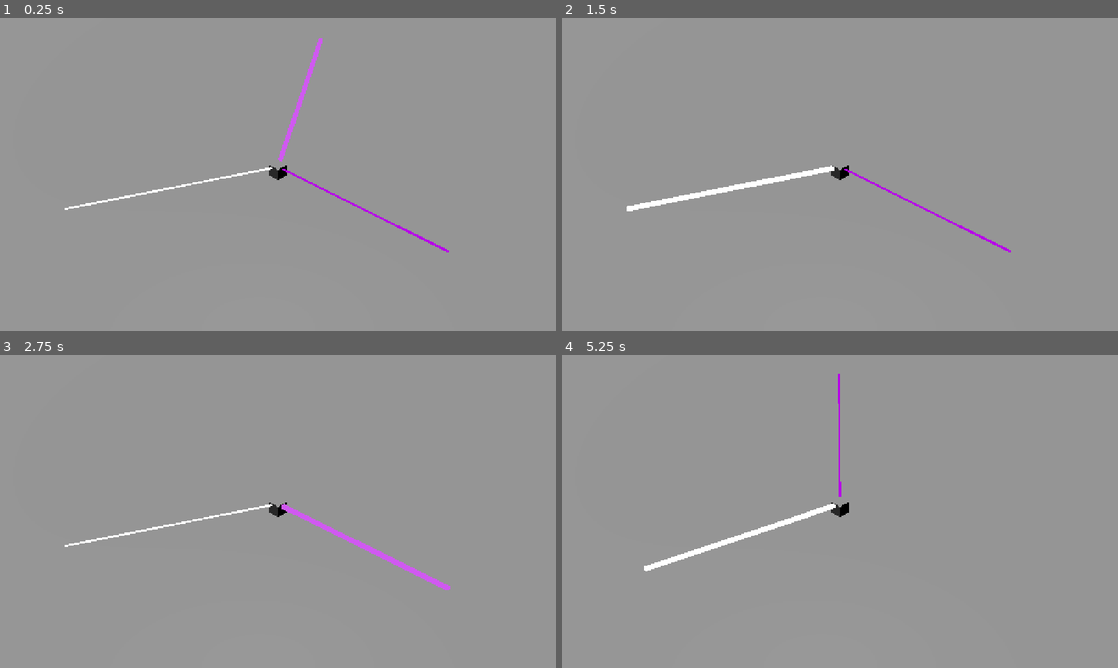
Above: before the commit, frames 1-4 (two rows, left to right).
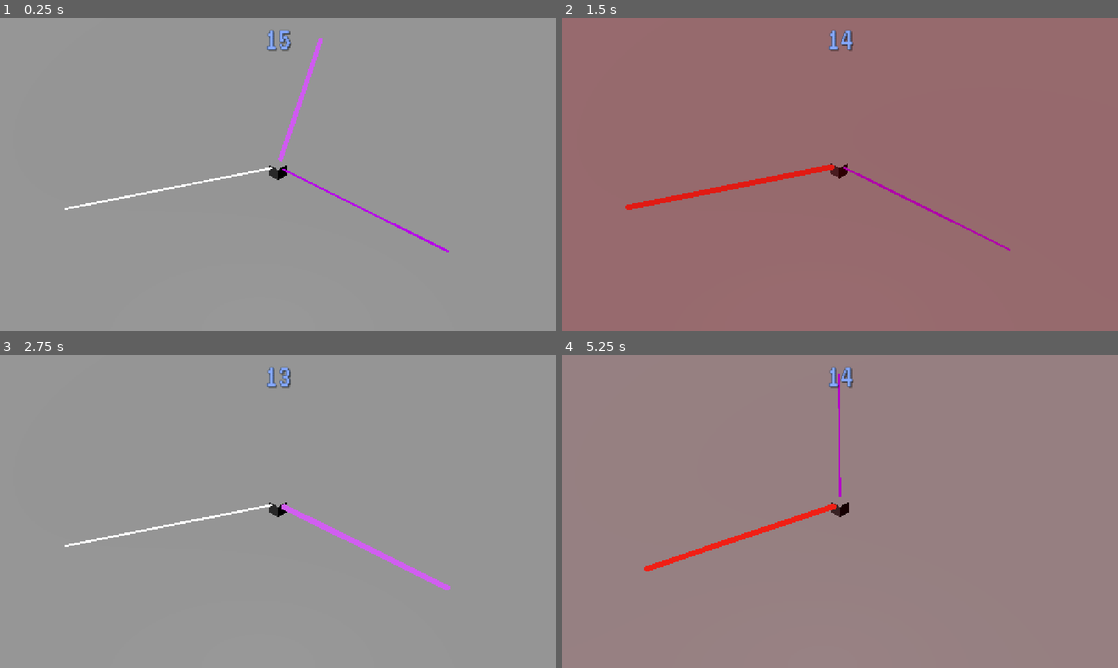
Above: after the commit, the same moments.

Repository: JeremyMarkWilcox/Tower-Defense
Game: Godot game, scene res://game/threads/test_thread/thread_test.tscn
Two runs of this game, one before a commit and one after it. Both use one fixed random seed, a clock stepped at 60 frames per second and the inputs below. This scene is started directly instead of the project's main scene. Sound files missing from this copy of the repository are replaced by a short silence.
Inputs (mouse positions are in pixels of both pictures, inside the frame that each line leads up to):
- Up to frame 1 (0.25 s): no input
- Up to frame 2 (1.5 s): tap Enter at 0.5 s; move the mouse to (962, 158) at 0.52 s; hold Right (ui_right) 0.53-1.28 s; hold N (call_next_wave) 0.53-1.28 s; click (962, 158) at 0.67 s; tap Space (thread_cut) at 1.25, 1.35 s; move the mouse to (728, 190) at 1.27 s; hold Down (ui_down) from 1.28 s (still down); click (728, 190) at 1.42 s
- Up to frame 3 (2.75 s): move the mouse to (333, 442) at 2.02 s; release Down (ui_down) at 2.03 s; hold Right (ui_right) from 2.03 s (still down); hold E (thread_next) from 2.03 s (still down); click (333, 442) at 2.17 s
- Up to frame 4 (5.25 s): tap Enter at 2.75, 4.25 s; move the mouse to (812, 574) at 2.77 s; release Right (ui_right) at 2.78 s; release E (thread_next) at 2.78 s; hold Up (ui_up) 2.78-3.53 s; tap Q (thread_prev) at 2.85 s; click (812, 574) at 2.92 s; tap Space (thread_cut) at 3.5, 5 s; move the mouse to (1006, 558) at 3.52 s; hold Left (ui_left) 3.53-5.03 s; tap R at 3.6 s; click (1006, 558) at 3.67 s; move the mouse to (673, 464) at 4.27 s; tap B at 4.35 s; click (673, 464) at 4.42 s; move the mouse to (867, 511) at 5.02 s; hold Down (ui_down) from 5.03 s (still down); tap K at 5.1 s; click (867, 511) at 5.17 s

The runs differ from the first frame. In frame 1, 0.2% of the frame differs, in the area x 15-72%, y 4-67%; in frame 2, 100%, in the area x 0-100%, y 0-100%; in frame 3, 0.2%; in frame 4, 1.0%.

Commit message:
Added more to threads

Diff:
--- a/game/data/threads/base_thread/signal_thread.gd
+++ b/game/data/threads/base_thread/signal_thread.gd
@@ -17,6 +17,8 @@
 @export var pick_width := 1.2
 ## Line thickness multiplier while highlighted.
 @export var highlight_width := 2.5
+## Color the thread flashes when a cut is refused.
+@export var refusal_color := Color(1.0, 0.15, 0.1)
 
 var data: SignalThreadData
 var direction := Vector3.FORWARD
@@ -25,6 +27,10 @@
 var _color := Color.WHITE
 var _material: StandardMaterial3D
 var _is_highlighted := false
+var _urgency := 0.0
+var _pulse_time := 0.0
+var _flash := 0.0
+var _shake_tween: Tween
 
 
 func _ready() -> void:
@@ -44,7 +50,7 @@
 	_color = color
 	# Local -Z points along the thread, so the line runs from 0 to -length.
 	basis = Basis.looking_at(direction, Vector3.UP)
-	line.position = Vector3(0.0, height, -length * 0.5)
+	line.position = _rest_position()
 	pick_shape.position = line.position
 	(pick_shape.shape as BoxShape3D).size = Vector3(pick_width, 1.0, length)
 	_apply_look()
@@ -55,15 +61,54 @@
 	_apply_look()
 
 
+## 0 at the start of the lull, 1 when the timer hits zero. Drives the pulse.
+func set_urgency(value: float) -> void:
+	_urgency = clampf(value, 0.0, 1.0)
+
+
+## Snap-back wiggle and red flash. Strong for the boss, light for the cooldown.
+func play_refusal(strong: bool) -> void:
+	if _shake_tween:
+		_shake_tween.kill()
+	var rest := _rest_position()
+	var amount := 0.4 if strong else 0.12
+	_shake_tween = create_tween()
+	_shake_tween.tween_method(_set_flash, 1.0 if strong else 0.5, 1.0 if strong else 0.5, 0.0)
+	for i in (6 if strong else 3):
+		var side := amount if i % 2 == 0 else -amount
+		_shake_tween.tween_property(line, "position", rest + Vector3(side, 0.0, 0.0), 0.04)
+		amount *= 0.7
+	_shake_tween.tween_property(line, "position", rest, 0.05)
+	_shake_tween.tween_method(_set_flash, _flash, 0.0, 0.25)
+
+
 ## Where the thread leaves the map; its group spawns here.
 func get_end_position() -> Vector3:
 	return global_position + direction * length
 
 
+func _process(delta: float) -> void:
+	# Pulses slowly at the start of a lull and fast near the end.
+	_pulse_time += delta * lerpf(0.6, 4.0, _urgency)
+	_apply_look()
+
+
+func _rest_position() -> Vector3:
+	return Vector3(0.0, height, -length * 0.5)
+
+
+func _set_flash(value: float) -> void:
+	_flash = value
+
+
 func _apply_look() -> void:
+	var pulse := 0.5 + 0.5 * sin(_pulse_time * TAU)
 	var width := highlight_width if _is_highlighted else 1.0
+	width *= 1.0 + 0.5 * _urgency * pulse
 	line.scale = Vector3(width, width, length)
-	_material.albedo_color = _color.lerp(Color.WHITE, 0.35) if _is_highlighted else _color
+	var color := _color.lerp(Color.WHITE, 0.35) if _is_highlighted else _color
+	color = color.lerp(Color.WHITE, 0.3 * _urgency * pulse)
+	_material.albedo_color = color.lerp(refusal_color, _flash)
 
 
 func _on_pick_input_event(_camera: Node, event: InputEvent, _position: Vector3,
--- /dev/null
+++ b/game/data/threads/base_thread/thread_feedback.gd
@@ -0,0 +1,60 @@
+class_name ThreadFeedback
+extends Node
+## Presentation only: answers ThreadManager's refusals with a thread snap-back,
+## sound, a screen pulse and a small camera shake. It decides nothing.
+
+@export var thread_manager: ThreadManager
+@export var camera: Camera3D
+## Full-screen ColorRect used for the red pulse.
+@export var pulse_rect: ColorRect
+## The boss growl.
+@export var refusal_sound: AudioStream
+## A lighter "not yet" sound for the cooldown.
+@export var cooldown_sound: AudioStream
+@export var pulse_color := Color(0.6, 0.0, 0.05, 0.35)
+@export var shake_strength := 0.25
+
+var _pulse_tween: Tween
+var _camera_tween: Tween
+
+
+func _ready() -> void:
+	pulse_rect.mouse_filter = Control.MOUSE_FILTER_IGNORE  # never block clicks
+	pulse_rect.color = Color(pulse_color, 0.0)
+	thread_manager.cut_refused.connect(_on_cut_refused)
+
+
+func _on_cut_refused(thread: SignalThread, reason: StringName) -> void:
+	var strong := reason == ThreadManager.REFUSED_UNCUTTABLE
+	thread.play_refusal(strong)
+	var sound := refusal_sound if strong else cooldown_sound
+	if sound:
+		Audio.play_sfx(sound, 0.1)
+	if strong:
+		_pulse_screen()
+		_shake_camera()
+
+
+func _pulse_screen() -> void:
+	if not Settings.flashing:
+		return
+	if _pulse_tween:
+		_pulse_tween.kill()
+	pulse_rect.color = pulse_color
+	_pulse_tween = create_tween()
+	_pulse_tween.tween_property(pulse_rect, "color:a", 0.0, 0.4)
+
+
+func _shake_camera() -> void:
+	if not Settings.screen_shake:
+		return
+	if _camera_tween:
+		_camera_tween.kill()
+	_camera_tween = create_tween()
+	var strength := shake_strength
+	for i in 6:
+		_camera_tween.tween_property(camera, "h_offset", randf_range(-strength, strength), 0.03)
+		_camera_tween.parallel().tween_property(camera, "v_offset", randf_range(-strength, strength), 0.03)
+		strength *= 0.7
+	_camera_tween.tween_property(camera, "h_offset", 0.0, 0.04)
+	_camera_tween.parallel().tween_property(camera, "v_offset", 0.0, 0.04)
--- a/game/data/threads/lulls/lull_test.tres
+++ b/game/data/threads/lulls/lull_test.tres
@@ -1,6 +1,6 @@
 [gd_resource type="Resource" script_class="LullDefinition" format=3 uid="uid://bchml4lumf1wr"]
 
-[ext_resource type="Script" uid="uid://dtlm87vw6n02f" path="res://game/data/threads/base_thread/lull_definition.gd" id="1_8pah5"]
+[ext_resource type="Script" uid="uid://dtlm87vw6n02f" path="res://game/data/threads/lulls/lull_definition.gd" id="1_8pah5"]
 [ext_resource type="Script" uid="uid://dv1yo7v82leod" path="res://game/data/threads/base_thread/signal_thread_data.gd" id="2_07kna"]
 [ext_resource type="Resource" uid="uid://1v47tabkmxou" path="res://game/data/threads/unique_threads/cultist.tres" id="3_jcyd7"]
 [ext_resource type="Resource" uid="uid://bv6k6lb31te1f" path="res://game/data/threads/unique_threads/greater_demon.tres" id="4_uimls"]
--- /dev/null
+++ b/game/data/threads/lulls/lull_timer.gd
@@ -0,0 +1,27 @@
+class_name LullTimer
+extends Control
+## The shared lull countdown at the top of the screen.
+## Reads the time each frame, since a countdown changes every frame anyway.
+
+@export var thread_manager: ThreadManager
+@export var label: Label
+@export var calm_color := Color(0.9, 0.85, 1.0)
+@export var urgent_color := Color(1.0, 0.25, 0.2)
+## The number shifts toward the urgent color over the last few seconds.
+@export var urgent_seconds := 5.0
+
+
+func _ready() -> void:
+	mouse_filter = MOUSE_FILTER_IGNORE  # never block clicks on threads
+	hide()
+	thread_manager.lull_started.connect(func(_duration: float) -> void: show())
+	thread_manager.lull_ended.connect(hide)
+
+
+func _process(_delta: float) -> void:
+	if not visible:
+		return
+	var time_left := thread_manager.get_time_left()
+	label.text = "%d" % ceili(time_left)
+	var t := clampf(1.0 - time_left / urgent_seconds, 0.0, 1.0)
+	label.modulate = calm_color.lerp(urgent_color, t)
--- a/game/managers/thread_manager.gd
+++ b/game/managers/thread_manager.gd
@@ -48,6 +48,10 @@
 
 func get_cooldown_left() -> float:
 	return _cooldown_left
+
+
+func get_duration() -> float:
+	return _lull.duration if is_active() else 0.0
 
 
 func start_lull(lull: LullDefinition) -> void:
@@ -74,9 +78,11 @@
 	if not is_active():
 		return
 	_cooldown_left = maxf(_cooldown_left - delta, 0.0)
-	_time_left -= delta
+	_time_left = maxf(_time_left - delta, 0.0)
+	var urgency := 1.0 - _time_left / _lull.duration
+	for thread in _threads:
+		thread.set_urgency(urgency)
 	if _time_left <= 0.0:
-		_time_left = 0.0
 		_swarm()
 
 
--- a/game/threads/test_thread/thread_test.tscn
+++ b/game/threads/test_thread/thread_test.tscn
@@ -6,6 +6,11 @@
 [ext_resource type="Script" uid="uid://gnn5x4jgay38" path="res://game/managers/thread_manager.gd" id="4_0skb2"]
 [ext_resource type="Script" uid="uid://dynep1f7hnh6a" path="res://game/data/enemies/base_enemy/enemy_data.gd" id="5_yhdev"]
 [ext_resource type="Resource" uid="uid://crniaq8n2b6bv" path="res://game/data/enemies/unique_enemies/cultist.tres" id="6_so744"]
+[ext_resource type="Script" uid="uid://dw63nkt6ikr6k" path="res://game/data/threads/lulls/lull_timer.gd" id="7_ypdrj"]
+[ext_resource type="Theme" uid="uid://docepy01vs1ci" path="res://assets/theme/tower-defense_theme.tres" id="8_wmkqh"]
+[ext_resource type="Script" uid="uid://ba6rpq5fhc23t" path="res://game/data/threads/base_thread/thread_feedback.gd" id="9_f2jag"]
+[ext_resource type="AudioStream" uid="uid://5pmss0av5i1" path="res://assets/sounds/sfx/back_002.ogg" id="10_xn56y"]
+[ext_resource type="AudioStream" uid="uid://d4bsisau8la3h" path="res://assets/sounds/sfx/question_004.wav" id="11_esv5l"]
 
 [sub_resource type="PlaneMesh" id="PlaneMesh_ra2i3"]
 
@@ -43,3 +48,51 @@
 thread_colors = Dictionary[ExtResource("5_yhdev"), Color]({
 ExtResource("6_so744"): Color(0.7176471, 0, 0.9137255, 1)
 })
+
+[node name="UI" type="CanvasLayer" parent="." unique_id=1075648712]
+
+[node name="PulseRect" type="ColorRect" parent="UI" unique_id=994932982]
+anchors_preset = 15
+anchor_right = 1.0
+anchor_bottom = 1.0
+grow_horizontal = 2
+grow_vertical = 2
+mouse_filter = 2
+color = Color(1, 1, 1, 0)
+
+[node name="LullTimer" type="Control" parent="UI" unique_id=1183315398 node_paths=PackedStringArray("thread_manager", "label")]
+custom_minimum_size = Vector2(0, 100)
+layout_mode = 3
+anchors_preset = 5
+anchor_left = 0.5
+anchor_right = 0.5
+offset_left = -20.0
+offset_right = 20.0
+offset_bottom = 100.0
+grow_horizontal = 2
+size_flags_vertical = 0
+mouse_filter = 2
+script = ExtResource("7_ypdrj")
+thread_manager = NodePath("../../ThreadManager")
+label = NodePath("Label")
+
+[node name="Label" type="Label" parent="UI/LullTimer" unique_id=1818317055]
+layout_mode = 1
+anchors_preset = 15
+anchor_right = 1.0
+anchor_bottom = 1.0
+grow_horizontal = 2
+grow_vertical = 2
+theme = ExtResource("8_wmkqh")
+theme_type_variation = &"TitleLabel"
+text = "Place Holder"
+horizontal_alignment = 1
+vertical_alignment = 1
+
+[node name="ThreadFeedback" type="Node" parent="." unique_id=11552838 node_paths=PackedStringArray("thread_manager", "camera", "pulse_rect")]
+script = ExtResource("9_f2jag")
+thread_manager = NodePath("../ThreadManager")
+camera = NodePath("../Camera3D")
+pulse_rect = NodePath("../UI/PulseRect")
+refusal_sound = ExtResource("10_xn56y")
+cooldown_sound = ExtResource("11_esv5l")
Not shown, added: game/data/threads/base_thread/thread_feedback.gd.uid
Renamed: game/data/threads/base_thread/lull_definition.gd -> game/data/threads/lulls/lull_definition.gd
Renamed: game/data/threads/base_thread/lull_definition.gd.uid -> game/data/threads/lulls/lull_definition.gd.uid
Not shown, added: game/data/threads/lulls/lull_timer.gd.uid
